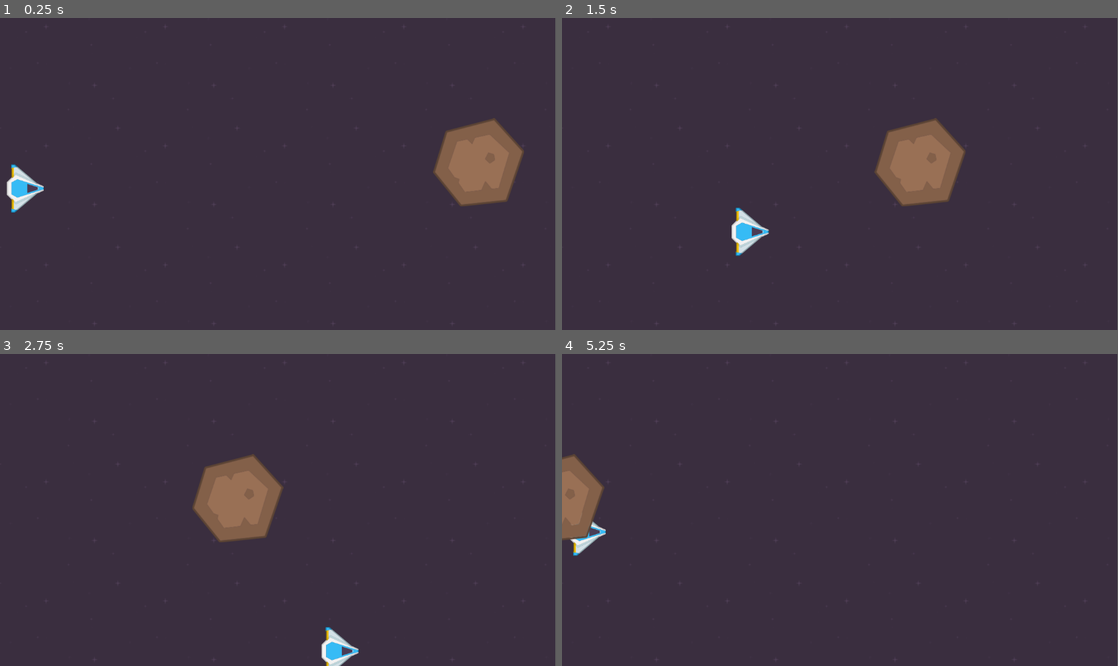
Above: before the commit, frames 1-4 (two rows, left to right).
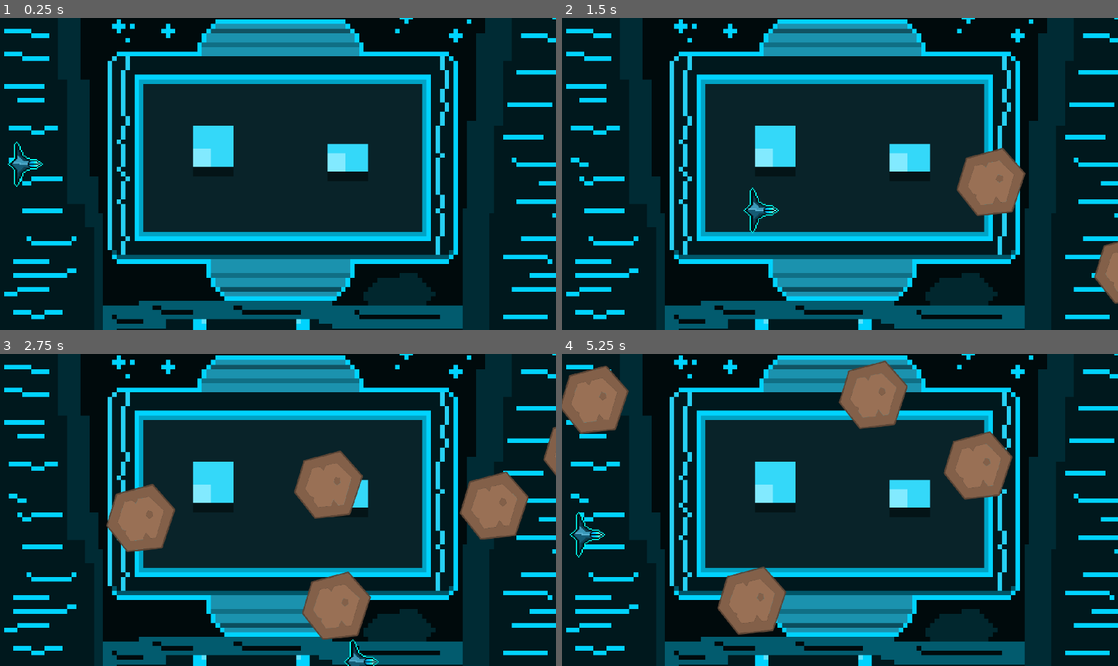
Above: after the commit, the same moments.

Repository: ANGELUSD11/AsteroidShooter1
Game: Godot game, scene res://scenes/main/main.tscn
Same seed, same stepped clock (60 frames per second), same inputs: the game is played once before the commit and once after it.
Inputs:
- Up to frame 1 (0.25 s): no input
- Up to frame 2 (1.5 s): hold Right (MoveRight) 0.53-1.28 s; hold Down (MoveDown) from 1.28 s (still down)
- Up to frame 3 (2.75 s): release Down (MoveDown) at 2.03 s; hold Right (MoveRight) from 2.03 s (still down)
- Up to frame 4 (5.25 s): release Right (MoveRight) at 2.78 s; hold Up (MoveUp) 2.78-3.53 s; hold Left (MoveLeft) 3.53-5.03 s; hold Down (MoveDown) from 5.03 s (still down)
In our replay, the window is 799x449 before the commit and 800x449 after it. These sizes can differ from the game's own. Grey fills any space a smaller window leaves; there, only what the larger window draws over its background counts as a difference.

The runs differ from the first frame. In frame 1, 100% of the frame differs, in the area x 0-100%, y 0-100%; in frame 2, 100%; in frame 3, 100%; in frame 4, 100%.

Commit message:
Add new assets and code

Diff:
--- a/project.godot
+++ b/project.godot
@@ -14,6 +14,14 @@
 run/main_scene="uid://3j2nswnxjoo3"
 config/features=PackedStringArray("4.4", "Forward Plus")
 config/icon="res://icon.svg"
+
+[display]
+
+window/size/viewport_width=480
+window/size/viewport_height=270
+window/size/window_width_override=1280
+window/size/window_height_override=720
+window/stretch/mode="canvas_items"
 
 [input]
 
@@ -37,3 +45,7 @@
 "events": [Object(InputEventKey,"resource_local_to_scene":false,"resource_name":"","device":-1,"window_id":0,"alt_press …(195 unchanged characters)…
 ]
 }
+
+[rendering]
+
+textures/canvas_textures/default_texture_filter=0
--- a/scenes/asteroids/asteroids.gd
+++ b/scenes/asteroids/asteroids.gd
@@ -1,6 +1,6 @@
 extends Area2D
 
-@export var speed = 200
+var speed = randi_range(150, 300)
 
 func _process(delta: float) -> void:
 	position.x -= speed * delta
--- a/scenes/asteroids/big_asteroid.tscn
+++ b/scenes/asteroids/big_asteroid.tscn
@@ -11,7 +11,8 @@
 "
 
 [node name="BigAsteroid" type="Area2D"]
-position = Vector2(1043, 82)
+position = Vector2(566, 165)
+scale = Vector2(0.314261, 0.322195)
 script = ExtResource("1_y2s20")
 metadata/_edit_group_ = true
 
--- a/scenes/asteroids/medium_asteroid.tscn
+++ b/scenes/asteroids/medium_asteroid.tscn
@@ -8,7 +8,6 @@
 
 [node name="MediumAsteroid" type="Area2D"]
 script = ExtResource("1_nnmk3")
-speed = 250
 
 [node name="Sprite2D" type="Sprite2D" parent="."]
 texture = ExtResource("1_5f0el")
--- a/scenes/asteroids/small_asteroid.tscn
+++ b/scenes/asteroids/small_asteroid.tscn
@@ -8,7 +8,6 @@
 
 [node name="SmallAsteroid" type="Area2D"]
 script = ExtResource("1_kfbcv")
-speed = 300
 
 [node name="Sprite2D" type="Sprite2D" parent="."]
 texture = ExtResource("1_ckhff")
--- a/scenes/main/asteroid_spawner.gd
+++ b/scenes/main/asteroid_spawner.gd
@@ -1,11 +1,20 @@
 extends Marker2D
 
 @export var big_asteroid_scene: PackedScene
+@export var min_y_pos: float = 20.0
+@export var max_y_pos: float = 236.0
 
 # Called when the node enters the scene tree for the first time.
-func _ready() -> void:
+func create_asteroid() -> void:
 	print("Execution_started")
 
 	var big_asteroid_instance: Area2D = big_asteroid_scene.instantiate()
-	big_asteroid_instance.global_position.y = 300
 	add_child(big_asteroid_instance)
+
+	var random_asteroid_ypos = randf_range(min_y_pos, max_y_pos)
+
+	big_asteroid_instance.global_position.y = random_asteroid_ypos
+
+func _on_timer_timeout() -> void:
+	print("Instanciar asteroide")
+	create_asteroid() # Replace with function body.
--- a/scenes/main/main.tscn
+++ b/scenes/main/main.tscn
@@ -1,6 +1,6 @@
 [gd_scene load_steps=8 format=3 uid="uid://3j2nswnxjoo3"]
 
-[ext_resource type="Texture2D" uid="uid://dexl3qn7ahag6" path="res://assets/assets/sprites/background.png" id="1_hyk8p"]
+[ext_resource type="Texture2D" uid="uid://cg7tk34wfgoho" path="res://assets/assets/sprites/fontcinematic2.png" id="1_l3cfh"]
 [ext_resource type="PackedScene" uid="uid://b1685s8u2eqa4" path="res://scenes/asteroids/big_asteroid.tscn" id="2_iuonh"]
 [ext_resource type="Script" uid="uid://b5gmkwdobgaj0" path="res://scenes/main/asteroid_spawner.gd" id="3_l3cfh"]
 [ext_resource type="PackedScene" uid="uid://dvn060qbjspx5" path="res://scenes/player/ship.tscn" id="6_ow5a4"]
@@ -17,15 +17,18 @@
 [node name="Main" type="Node2D"]
 
 [node name="Background" type="Sprite2D" parent="."]
-position = Vector2(562, 303)
-texture = ExtResource("1_hyk8p")
+position = Vector2(248, 129)
+scale = Vector2(0.387891, 0.399306)
+texture = ExtResource("1_l3cfh")
 
 [node name="Ship" parent="." instance=ExtResource("6_ow5a4")]
-position = Vector2(-38, 42)
+position = Vector2(-68, -185)
 
 [node name="Walls" type="Node2D" parent="."]
 
 [node name="TopWall" type="StaticBody2D" parent="Walls"]
+position = Vector2(-2, -1)
+scale = Vector2(0.43584, 0.972664)
 metadata/_edit_group_ = true
 
 [node name="CollisionShape2D" type="CollisionShape2D" parent="Walls/TopWall"]
@@ -33,7 +36,8 @@
 shape = SubResource("RectangleShape2D_ow5a4")
 
 [node name="BottomWall" type="StaticBody2D" parent="Walls"]
-position = Vector2(0, 666)
+position = Vector2(-1, 274)
+scale = Vector2(0.432953, -0.83405)
 metadata/_edit_group_ = true
 
 [node name="CollisionShape2D" type="CollisionShape2D" parent="Walls/BottomWall"]
@@ -41,9 +45,9 @@
 shape = SubResource("RectangleShape2D_ow5a4")
 
 [node name="LeftWall" type="StaticBody2D" parent="Walls"]
-position = Vector2(-21, -19)
+position = Vector2(-12, -25)
 rotation = 1.5708
-scale = Vector2(0.999809, 1)
+scale = Vector2(0.463243, 0.656217)
 metadata/_edit_group_ = true
 
 [node name="CollisionShape2D" type="CollisionShape2D" parent="Walls/LeftWall"]
@@ -51,9 +55,9 @@
 shape = SubResource("RectangleShape2D_hujxm")
 
 [node name="RightWall" type="StaticBody2D" parent="Walls"]
-position = Vector2(-21, -19)
+position = Vector2(-677, -33)
 rotation = 1.5708
-scale = Vector2(0.999809, 1)
+scale = Vector2(0.474016, 0.996605)
 metadata/_edit_group_ = true
 
 [node name="CollisionShape2D" type="CollisionShape2D" parent="Walls/RightWall"]
@@ -63,3 +67,9 @@
 [node name="AsteroidSpawner" type="Marker2D" parent="."]
 script = ExtResource("3_l3cfh")
 big_asteroid_scene = ExtResource("2_iuonh")
+
+[node name="Timer" type="Timer" parent="AsteroidSpawner"]
+wait_time = 0.5
+autostart = true
+
+[connection signal="timeout" from="AsteroidSpawner/Timer" to="AsteroidSpawner" method="_on_timer_timeout"]
--- a/scenes/player/ship.tscn
+++ b/scenes/player/ship.tscn
@@ -1,22 +1,23 @@
 [gd_scene load_steps=4 format=3 uid="uid://dvn060qbjspx5"]
 
-[ext_resource type="Texture2D" uid="uid://cro7s4k0b577u" path="res://assets/assets/sprites/ship.png" id="1_svw8j"]
 [ext_resource type="Script" uid="uid://bmm5gempc5fxq" path="res://scenes/player/ship.gd" id="1_yie7n"]
+[ext_resource type="Texture2D" uid="uid://blxoa7pohukk7" path="res://assets/assets/sprites/Ship1.png" id="2_yie7n"]
 
 [sub_resource type="CapsuleShape2D" id="CapsuleShape2D_ogdcu"]
-radius = 29.0
-height = 58.0
+radius = 8.0
+height = 16.0
 
 [node name="Ship" type="CharacterBody2D"]
+position = Vector2(-5, -175)
 script = ExtResource("1_yie7n")
-speed = 450.0
+speed = 200.0
 
 [node name="Sprite2D" type="Sprite2D" parent="."]
+texture_filter = 1
 position = Vector2(91, 312)
 rotation = 1.5708
-scale = Vector2(0.7, 0.7)
-texture = ExtResource("1_svw8j")
+texture = ExtResource("2_yie7n")
 
 [node name="CollisionShape2D" type="CollisionShape2D" parent="."]
-position = Vector2(83, 312)
+position = Vector2(86, 311)
 shape = SubResource("CapsuleShape2D_ogdcu")
Binary file added: assets/assets/sprites/Ship1.png
Not shown, added: assets/assets/sprites/Ship1.png.import
Binary file added: assets/assets/sprites/fontcinematic2.png
Not shown, added: assets/assets/sprites/fontcinematic2.png.import
Binary file added: scenes/asteroids/Sprite-0001.png
Not shown, added: scenes/asteroids/Sprite-0001.png.import
Binary file added: scenes/asteroids/Sprite-0002.png
Not shown, added: scenes/asteroids/Sprite-0002.png.import
